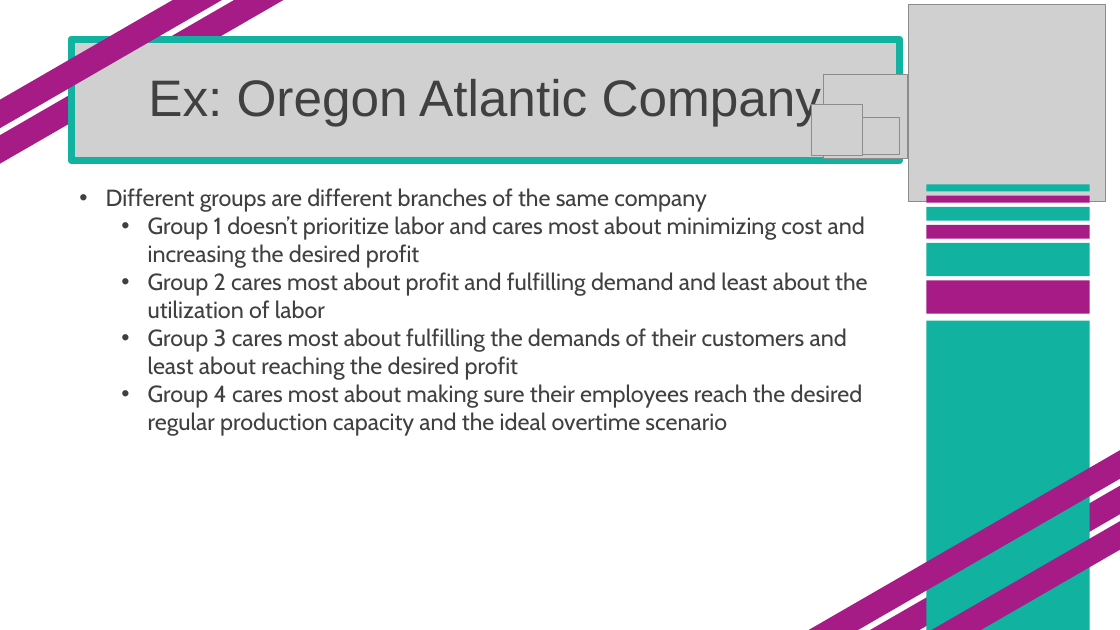
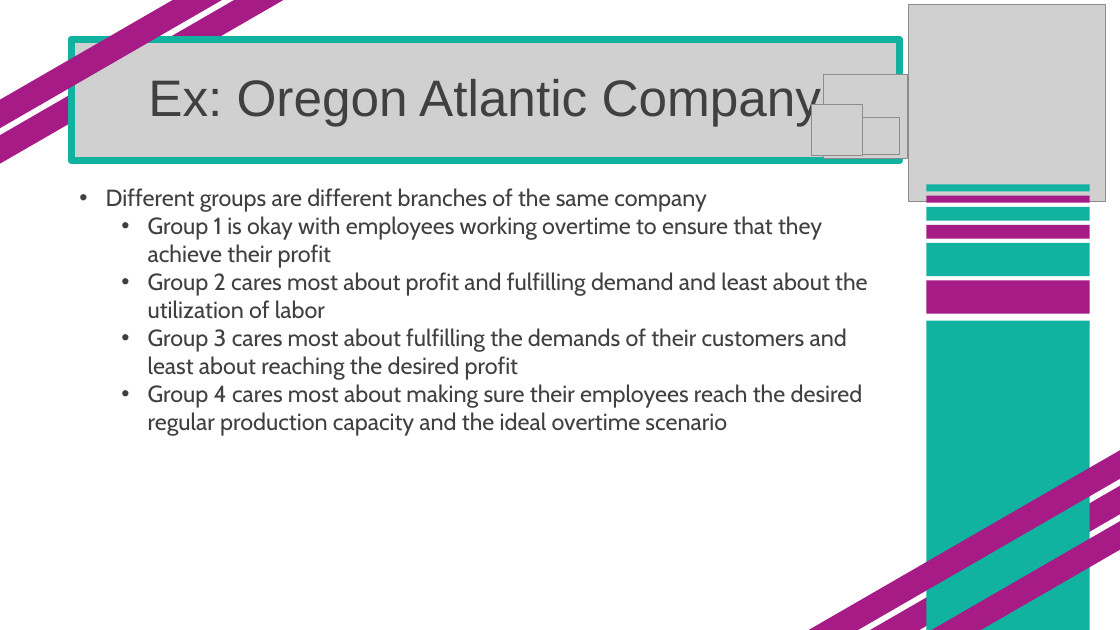
Before and after one commit to SuperMarioGiacomazzo/STOR305_WEBSITE, a slide deck: slide 10 of Lectures/Lecture 18/Lecture 18.pptx. Drawn at 1120x630 pixels with LibreOffice and Linux fonts; fonts in the diff are those of the drawing; grey boxes stand for pictures. Boxes give left, top, right and bottom in pixels: in the first picture for what was removed or moved away, otherwise in the second. Text is boxed around its words. In the diff, an @@ line names an element or a change of style, - is before the commit and + after.

```diff
--- a/Lectures/Lecture 18/Lecture 18.pptx
+++ b/Lectures/Lecture 18/Lecture 18.pptx
@@ text at [148,216,822,268]: text changed @@
-  • Group 1 doesn’t prioritize labor and cares most about minimizing cost and increasing the desired profit
+  • Group 1 is okay with employees working overtime to ensure that they achieve their profit
```
Also in this commit, not shown: 1 other file.
